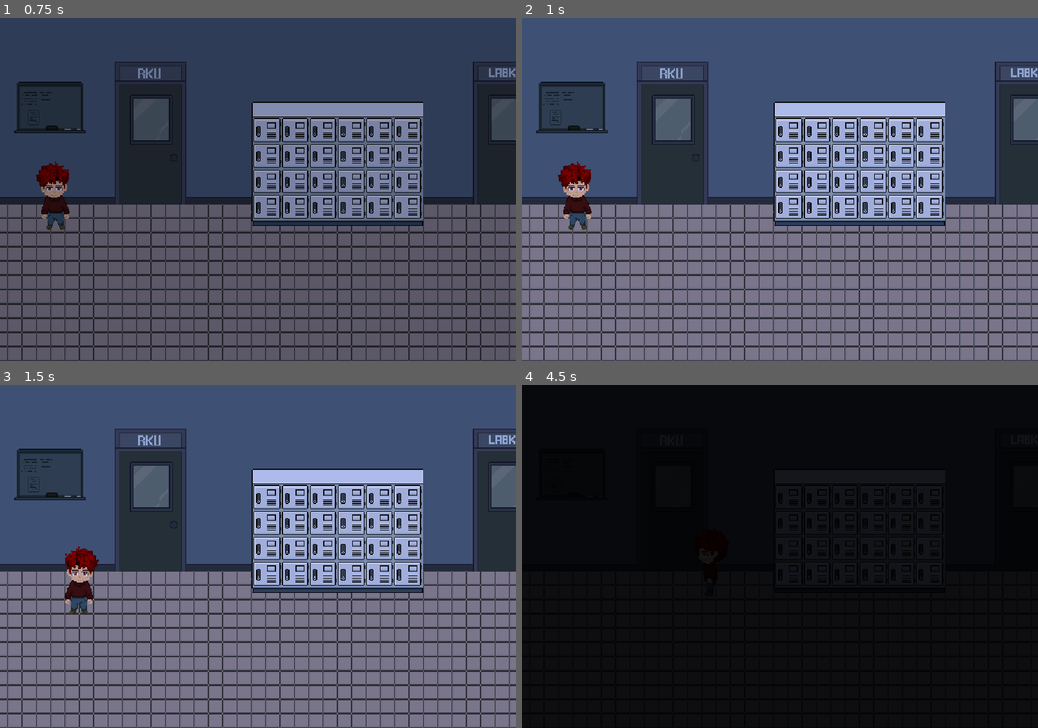
Above: before the commit, frames 1-4 (two rows, left to right).
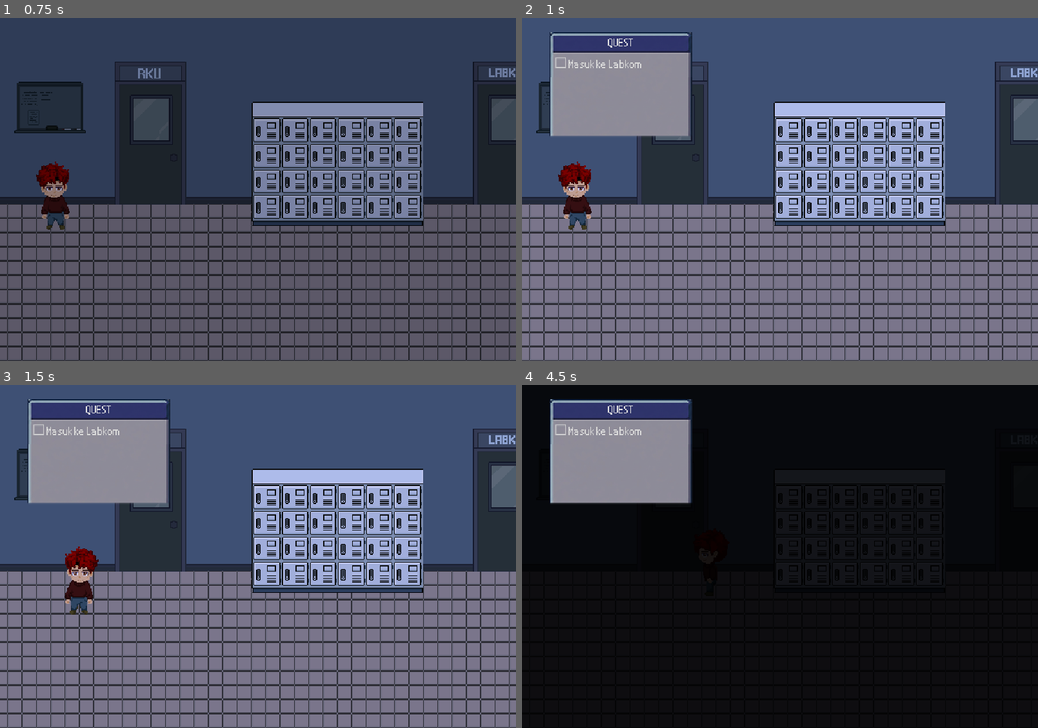
Above: after the commit, the same moments.

Repository: adillahrn/rku2.01
Game: Godot game, scene res://scenes/koridor.tscn
Same seed, same stepped clock (60 frames per second), same inputs: the game is played once before the commit and once after it. This scene is started directly instead of the project's main scene.
Inputs (mouse positions are in pixels of both pictures, inside the frame that each line leads up to):
- Up to frame 1 (0.75 s): tap Enter (ui_accept) at 0.5 s; move the mouse to (371, 172) at 0.52 s; hold Right (right) from 0.53 s (still down); hold E (interact) from 0.53 s (still down); click (371, 172) at 0.67 s
- Up to frame 2 (1 s): keep holding Right (right); keep holding E (interact); tap Enter (ui_accept) at 0.77 s
- Up to frame 3 (1.5 s): move the mouse to (154, 573) at 1.27 s; release Right (right) at 1.28 s; release E (interact) at 1.28 s; hold Down (down) from 1.28 s (still down); tap Space at 1.35 s; click (154, 573) at 1.42 s
- Up to frame 4 (4.5 s): tap Enter (ui_accept) at 1.52, 3.02, 3.77 s; move the mouse to (831, 481) at 2.02 s; release Down (down) at 2.03 s; hold Right (right) 2.03-2.78 s; hold Shift 2.03-2.78 s; click (831, 481) at 2.17 s; move the mouse to (754, 625) at 2.77 s; hold Up (up) 2.78-3.53 s; tap E (interact) at 2.85 s; click (754, 625) at 2.92 s; move the mouse to (934, 607) at 3.52 s; hold Left (left) from 3.53 s (still down); tap Space at 3.6 s; click (934, 607) at 3.67 s; move the mouse to (625, 505) at 4.27 s; tap Shift at 4.35 s; click (625, 505) at 4.42 s

Frame 1 is identical in both runs. In frame 2, 8.3% of the frame differs, in the area x 5-33%, y 4-35%; in frame 3, 8.3%; in frame 4, 8.4%.

Commit message:
fix: ubah interact dari teks ke gambar

Diff:
--- /dev/null
+++ b/scenes/quest_ui.tscn
@@ -0,0 +1,53 @@
+[gd_scene format=3 uid="uid://cvasns1ncj7rb"]
+
+[ext_resource type="Script" uid="uid://dim41s4nksxpv" path="res://scripts/quest_ui.gd" id="1_script"]
+[ext_resource type="FontFile" uid="uid://8kby4rs5kyg8" path="res://assets/fonts/Nintendo-DS-BIOS-vasified.ttf" id="2_font"]
+[ext_resource type="Texture2D" uid="uid://pgrpe8m3sfca" path="res://assets/images/ui/box_quest.png" id="3_box_quest"]
+
+[node name="QuestUI" type="CanvasLayer" unique_id=2038908774]
+script = ExtResource("1_script")
+
+[node name="Control" type="Control" parent="." unique_id=1258521273]
+layout_mode = 3
+anchors_preset = 15
+anchor_right = 1.0
+anchor_bottom = 1.0
+grow_horizontal = 2
+grow_vertical = 2
+mouse_filter = 2
+
+[node name="QuestBox" type="TextureRect" parent="Control" unique_id=1804884042]
+layout_mode = 0
+offset_left = 16.0
+offset_top = 16.0
+offset_right = 205.0
+offset_bottom = 133.0
+texture = ExtResource("3_box_quest")
+expand_mode = 1
+stretch_mode = 5
+
+[node name="TitleLabel" type="Label" parent="Control/QuestBox" unique_id=1621505303]
+layout_mode = 0
+offset_left = 15.0
+offset_top = 1.0
+offset_right = 174.0
+offset_bottom = 21.0
+theme_override_colors/font_color = Color(0.9, 0.9, 0.9, 1)
+theme_override_fonts/font = ExtResource("2_font")
+theme_override_font_sizes/font_size = 16
+text = "QUEST"
+horizontal_alignment = 1
+vertical_alignment = 1
+
+[node name="QuestText" type="RichTextLabel" parent="Control/QuestBox" unique_id=456718336]
+layout_mode = 0
+offset_left = 20.0
+offset_top = 25.0
+offset_right = 170.0
+offset_bottom = 96.0
+theme_override_colors/default_color = Color(0.85, 0.85, 0.85, 1)
+theme_override_fonts/normal_font = ExtResource("2_font")
+theme_override_font_sizes/normal_font_size = 16
+bbcode_enabled = true
+text = "☐ Keluar dari kelas"
+scroll_active = false
--- a/scripts/koridor.gd
+++ b/scripts/koridor.gd
@@ -4,6 +4,7 @@
 var camera: Camera2D = null
 var fade_rect: ColorRect = null
 var interact_prompt: Sprite2D = null
+var quest_ui = null
 
 func _ready() -> void:
 	# Set baseline environment redup kebiruan pas start
@@ -49,11 +50,21 @@
 	# Inisialisasi petunjuk interaksi pintu labkom
 	create_interact_prompt()
 
+	# Inisialisasi QuestUI
+	var quest_ui_scene = load("res://scenes/quest_ui.tscn")
+	if quest_ui_scene:
+		quest_ui = quest_ui_scene.instantiate()
+		add_child(quest_ui)
+
 	# Transisi masuk: Fade in selama 1.0 detik
 	var fade_tween = create_tween()
 	fade_tween.tween_property(fade_rect, "color", Color(0, 0, 0, 0), 1.0)
 	await fade_tween.finished
 	fade_rect.visible = false
+
+	# Set quest masuk ke Labkom
+	if quest_ui:
+		quest_ui.set_quest("☐ Masuk ke Labkom")
 
 	# Balikin kontrol gerak ke player
 	if is_instance_valid(player):
--- /dev/null
+++ b/scripts/quest_ui.gd
@@ -0,0 +1,18 @@
+extends CanvasLayer
+
+@onready var quest_box: TextureRect = $Control/QuestBox
+@onready var quest_text: RichTextLabel = $Control/QuestBox/QuestText
+
+func _ready() -> void:
+	if quest_box:
+		quest_box.visible = false
+
+func set_quest(text: String) -> void:
+	if quest_text:
+		quest_text.text = text
+	if quest_box:
+		quest_box.visible = true
+
+func hide_quest() -> void:
+	if quest_box:
+		quest_box.visible = false
--- a/scripts/rku.gd
+++ b/scripts/rku.gd
@@ -7,6 +7,7 @@
 var is_flickering: bool = true
 var camera_follow_player: bool = false
 var interact_prompt: Sprite2D = null
+var quest_ui = null
 
 # dialog opening Arga
 var dialogue_lines: Array[Dictionary] = [
@@ -35,6 +36,12 @@
 	# inisialisasi petunjuk interaksi pintu keluar
 	create_interact_prompt()
 
+	# Inisialisasi QuestUI
+	var quest_ui_scene = load("res://scenes/quest_ui.tscn")
+	if quest_ui_scene:
+		quest_ui = quest_ui_scene.instantiate()
+		add_child(quest_ui)
+
 	# set baseline environment redup kebiruan pas start
 	self.modulate = Color(0.8, 0.8, 0.95)
 
@@ -80,6 +87,10 @@
 
 	# trigger dialogue pembuka
 	await DialogueManager.start_dialogue(dialogue_lines)
+
+	# Set quest keluar dari kelas
+	if quest_ui:
+		quest_ui.set_quest("☐ Keluar dari kelas")
 
 	# matiin lampu kedap kedip, set lampu ke redup kebiruan yang konstan (baseline)
 	is_flickering = false
Not shown, added: scripts/quest_ui.gd.uid
